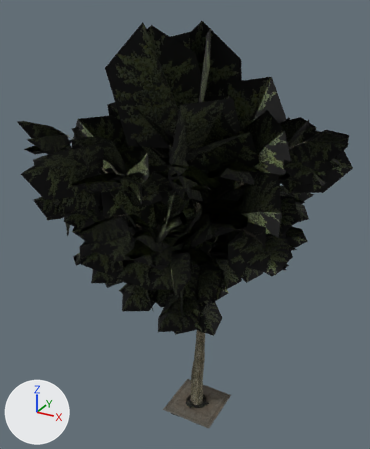
What one commit did to the FBX model Assets/SuburbNeighborhoodHousePack/Models/Props/Meshes/TreeLarge_Skinned.FBX.
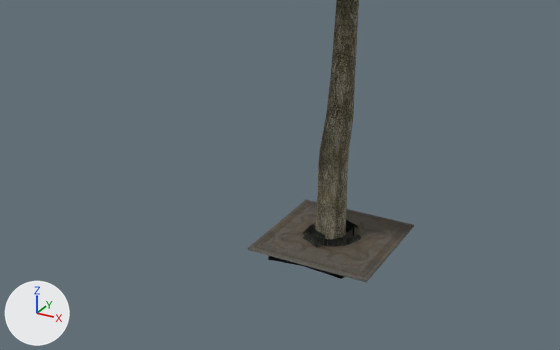
Each version appears first whole from a 50 mm lens placed at (6.03, -11.77, 12.21), pointed at (-0.43, -0.03, 6.34), and next in a close-up from a 50 mm lens placed at (3.84, -8.4, 4.95), pointed at (-0.75, -0.06, 0.77). Every picture has the same lights, and +X, +Y and +Z are marked at lower left. Where no turn or scale is listed for an object, it has been applied to the vertices. Vertices at the same position are counted once.

Objects in the first close-up: 'Tree_Grate', 'Tree_Groundplane', 'Tree_Trunk'.
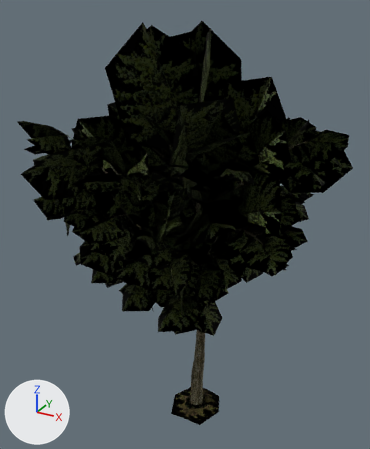
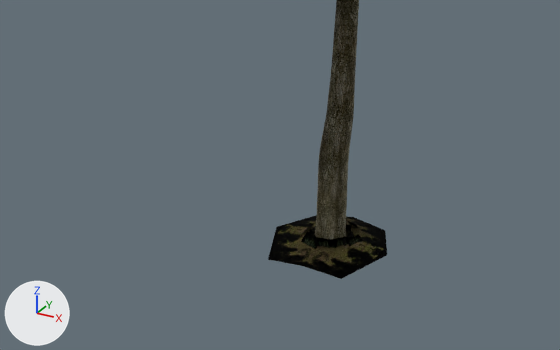
The newer file is also rescaled (x7.04), turned or shifted as a whole; pictures and numbers use the older file's frame.

The change in detail:
In material 'Tree' (mat_tree), metallic goes from 0.0 to 1.0.
In material 'TreeTrunkTiled' (mat_treetrunktiled), metallic goes from 0.0 to 1.0.
me_mesh is used by ob_tree_trunk; location (0.0, 0.0, 0.031).
me_mesh had 4044 vertices, 4697 faces and spanned x -4.47..3.77, y -3.75..3.21, z -0.03..11.65.
me_mesh now has 4177 vertices, 4829 faces and spans x -4.47..3.77, y -3.75..3.21, z -0.14..11.65.
Part 1, on me_mesh:
133 vertices are added at x -0.83..0.81, y -0.8..0.76, z -0.14..0.08.
132 new faces join them, mat_tree (picture img_tree_d_psd).
Object 'Tree_Groundplane' (ob_tree_groundplane) is deleted.
Object 'Tree_Grate' (ob_tree_grate) is deleted.

Pixel boxes [x1, y1, x2, y2] of what changed, in the close-ups (560 x 350 px):
'Tree_Trunk', surface changed (brown to black): [268, 0, 387, 279] in both
'Tree_Grate', deleted: before [248, 200, 414, 282]
'Tree_Groundplane', deleted (black): before [268, 220, 361, 279]
part 1 of me_mesh, added: after [268, 215, 387, 279]
